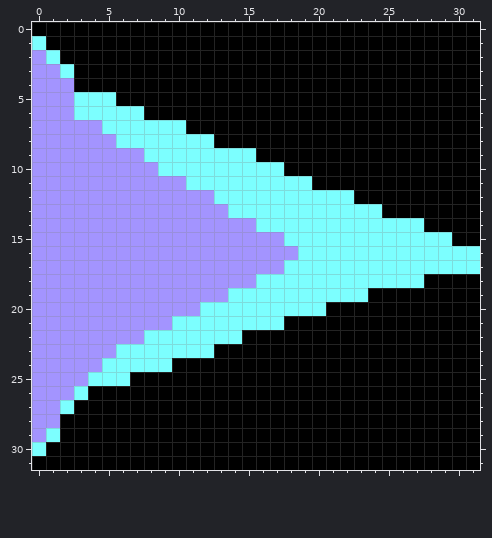
Two states of a pixel-art sprite, assets/baked_shadow.png. Above, as it was before the edit.
The file is 32x32 pixels.
The same view after the edit:
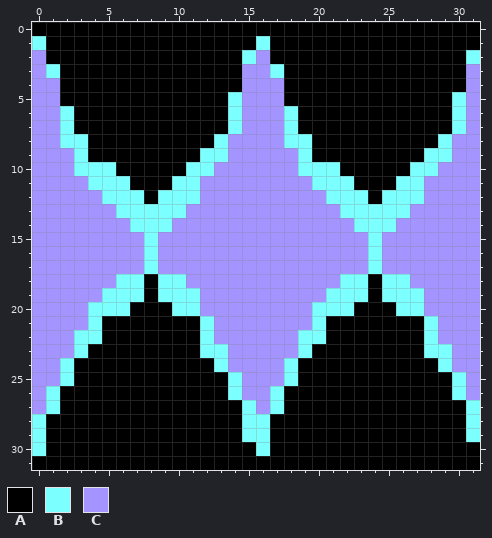
Palette (. is transparent): A #000000  B #7cffff  C #a394ff
Changes in this commit:
Changed rows in their new state; - is an unchanged pixel.
first column x 0:
 1 ----------------B---------------
 2 -A-------------BC--------------B
 3 -BA------------CCB-------------C
 4 --A------------CCC-------------C
 5 --AAAA--------BCCC------------BC
 6 --BAAAAA------BCCCB-----------BC
 7 --BAAAAAAAA---BCCCB-----------BC
 8 --BBAAAAAAAAABCCCCBB---------BCC
 9 ---BAAAAAAAA--CCCCCB--------BBCC
10 ---BBBAAAAA--CCCCCCBBB-----BBCCC
11 ----BBBAAAB-CCCCCCCCBBB---BBCCCC
12 -----BBBABBB-CCCCCCCC--B-BBBCCCC
13 ------BBBBB---CCCCCCCC---BBCCCCC
14 -------BBB------CCCCCCC---CCCCCC
15 --------B---------CCCCCC-CCCCCCC
16 --------B----------CCCCC-CCCCCCC
17 --------B---------CCCCCC-CCCCCCC
18 ------BBABB-----CCCCCC--A--CCCCC
19 -----BBBABBB--CCCCCCC----BBBCCCC
20 ----BBBAAABBCCCCCCCC-BB---BBCCCC
21 ----BAAAAAAA-CCCCCCCB-------BCCC
22 ---BBAAAAAAA-CCCCCCBB-------BCCC
23 ---BAAAAAAAA-BCCCCCB--------BBCC
24 --BAAAAAAA---BCCCCB----------BCC
25 --BAAAA-------BCCCB-----------BC
26 -BAA----------BCCB------------BC
27 -BA------------BCB-------------B
28 BA-------------BB--------------B
29 BA-------------BB--------------B
30 ----------------B---------------
Pixel boxes of the changes (left, top, right, bottom) in both pictures:
changed: (32, 36, 480, 456)
